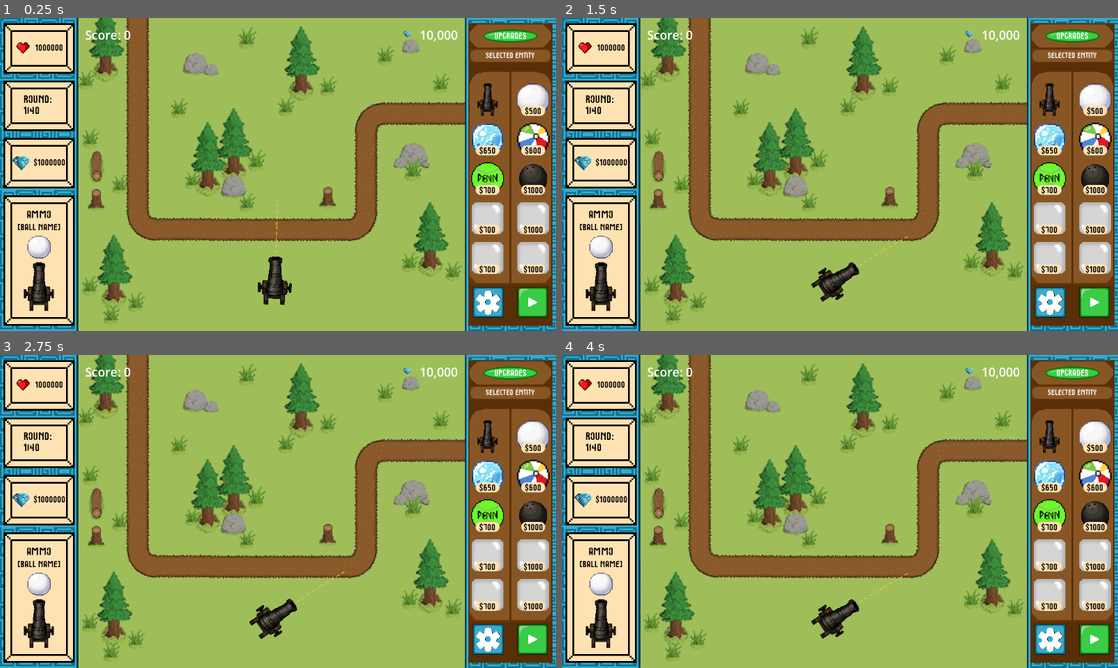
Above: before the commit, frames 1-4 (two rows, left to right).
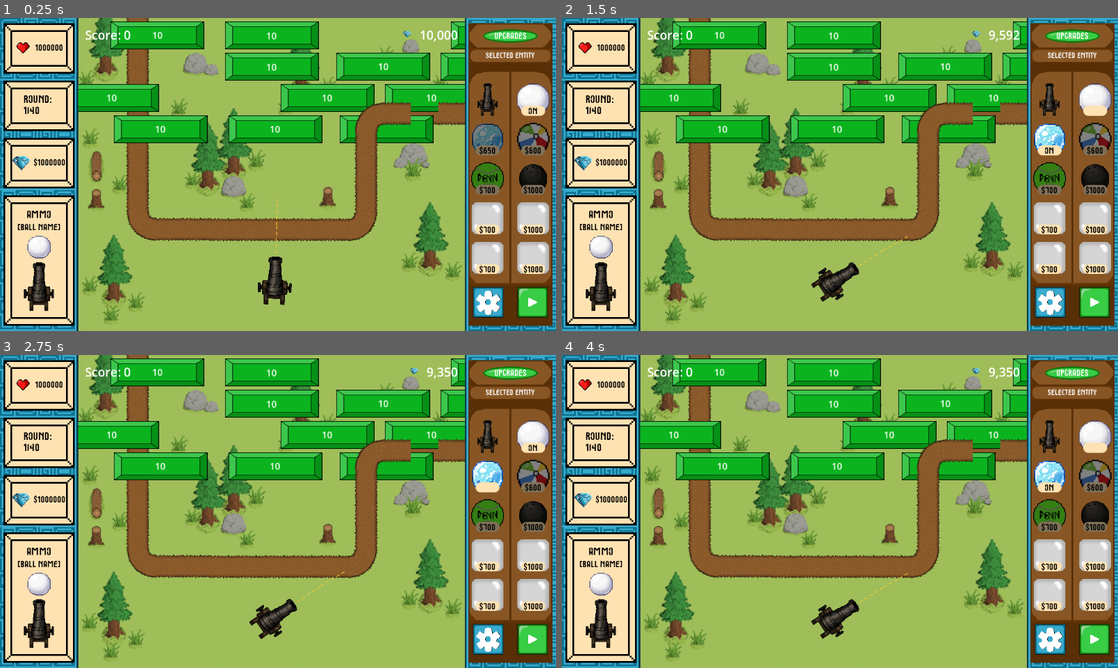
Above: after the commit, the same moments.

Repository: RuiTheSalted/Brick-by-Brick
Game: Godot game, scene res://scenes/levelWithUi.tscn
The game is run twice, just before and just after one commit, with the same random seed, the same clock (stepped at 60 frames per second) and the same inputs. This scene is started directly instead of the project's main scene.
Inputs (mouse positions are in pixels of both pictures, inside the frame that each line leads up to):
- Up to frame 1 (0.25 s): no input
- Up to frame 2 (1.5 s): click "$500" (after the commit: "ON") at 0.5 s; click "$650" at 1.25 s
- Up to frame 3 (2.75 s): click (533, 436) at 2 s
- Up to frame 4 (4 s): click (1051, 477) at 2.75 s; click "$650" (after the commit: "ON") at 3.5 s

The runs differ from the first frame. In frame 1, 16% of the frame differs, in the area x 14-99%, y 1-57%; in frame 2, 16%; in frame 3, 16%; in frame 4, 16%.

Commit message:
Changes to right_hug.gd, cannon_ball.gd, and added new script BallTypeManager.gd - Implemented ball type selection - Connect the selection with right hud UI elements - Seamless swapping for ball type that do not mess with active balls in the scene

Diff:
--- a/UI/inGameHud/right_hud.gd
+++ b/UI/inGameHud/right_hud.gd
@@ -2,5 +2,72 @@
 
 @onready var inGameSettings = $InGameSettings
 
+# Paths to the 5 ball TextureButtons — index matches BallTypeManager type index
+const BALL_BUTTON_PATHS: Array[String] = [
+	"MarginContainer/stack/selectBallArea/listOfEntitys/vEntryHolder/rowOne/basicBall",
+	"MarginContainer/stack/selectBallArea/listOfEntitys/vEntryHolder/rowTwo/iceBall",
+	"MarginContainer/stack/selectBallArea/listOfEntitys/vEntryHolder/rowTwo/beachBall",
+	"MarginContainer/stack/selectBallArea/listOfEntitys/vEntryHolder/rowThree/tennisBall",
+	"MarginContainer/stack/selectBallArea/listOfEntitys/vEntryHolder/rowThree/cannonBall",
+]
+
+# Paths to the price Label inside each ball button
+const PRICE_LABEL_PATHS: Array[String] = [
+	"MarginContainer/stack/selectBallArea/listOfEntitys/vEntryHolder/rowOne/basicBall/basicBallPrice",
+	"MarginContainer/stack/selectBallArea/listOfEntitys/vEntryHolder/rowTwo/iceBall/iceBallPrice",
+	"MarginContainer/stack/selectBallArea/listOfEntitys/vEntryHolder/rowTwo/beachBall/beachBallPrice",
+	"MarginContainer/stack/selectBallArea/listOfEntitys/vEntryHolder/rowThree/tennisBall/tennisBallPrice",
+	"MarginContainer/stack/selectBallArea/listOfEntitys/vEntryHolder/rowThree/cannonBall/cannonBallPrice",
+]
+
+var _ball_buttons: Array = []
+var _price_labels: Array = []
+
+
+func _ready() -> void:
+	# Cache nodes and connect ball button signals
+	for i in range(BALL_BUTTON_PATHS.size()):
+		var btn = get_node_or_null(BALL_BUTTON_PATHS[i])
+		_ball_buttons.append(btn)
+		if btn:
+			btn.pressed.connect(_on_ball_button_pressed.bind(i))
+
+		var lbl = get_node_or_null(PRICE_LABEL_PATHS[i])
+		_price_labels.append(lbl)
+
+	# Connect to BallTypeManager to keep visuals in sync
+	if get_tree().root.has_node("BallTypeManager"):
+		var btm = get_tree().root.get_node("BallTypeManager")
+		btm.ball_type_changed.connect(_update_ball_buttons)
+		_update_ball_buttons(btm.selected_type)
+
+
+func _on_ball_button_pressed(type_index: int) -> void:
+	if get_tree().root.has_node("BallTypeManager"):
+		get_tree().root.get_node("BallTypeManager").try_purchase(type_index)
+
+
+# Refresh all ball button visuals to reflect current lock/equip state.
+func _update_ball_buttons(_changed_index: int) -> void:
+	if not get_tree().root.has_node("BallTypeManager"):
+		return
+	var btm = get_tree().root.get_node("BallTypeManager")
+
+	for i in range(_ball_buttons.size()):
+		var btn = _ball_buttons[i]
+		var lbl = _price_labels[i]
+		if btn == null:
+			continue
+
+		if btm.is_unlocked(i):
+			btn.modulate = Color(1, 1, 1, 1)  # Full brightness — unlocked
+			if lbl:
+				lbl.text = "ON" if i == btm.selected_type else ""
+		else:
+			btn.modulate = Color(0.5, 0.5, 0.5, 1)  # Dimmed — locked
+			if lbl:
+				lbl.text = "$%d" % btm.BALL_TYPES[i]["price"]
+
+
 func _on_settings_button_pressed() -> void:
 	inGameSettings.show()
--- a/project.godot
+++ b/project.godot
@@ -20,6 +20,7 @@
 CurrencyManager="*uid://dpkshr51xy0oa"
 HudCurrency="*uid://d324c0rmw5ei8"
 UpgradeManager="*res://scripts/cannon/UpgradeManager.gd"
+BallTypeManager="*res://scripts/BallTypeManager.gd"
 
 [display]
 
--- a/scenes/level.tscn
+++ b/scenes/level.tscn
@@ -442,7 +442,6 @@
 vertical_alignment = 1
 
 [node name="Bricks12" parent="gameView" unique_id=1639353514 instance=ExtResource("10_ppgk2")]
-visible = false
 position = Vector2(1008.0001, 184.00002)
 
 [node name="HealthLabel" type="Label" parent="gameView/Bricks12" unique_id=1996456826]
@@ -454,7 +453,6 @@
 vertical_alignment = 1
 
 [node name="Bricks13" parent="gameView" unique_id=982114063 instance=ExtResource("10_ppgk2")]
-visible = false
 position = Vector2(272, 184)
 
 [node name="HealthLabel" type="Label" parent="gameView/Bricks13" unique_id=1240819522]
@@ -466,7 +464,6 @@
 vertical_alignment = 1
 
 [node name="Bricks14" parent="gameView" unique_id=189864252 instance=ExtResource("10_ppgk2")]
-visible = false
 position = Vector2(768, 184)
 
 [node name="HealthLabel" type="Label" parent="gameView/Bricks14" unique_id=1766939642]
@@ -478,7 +475,6 @@
 vertical_alignment = 1
 
 [node name="Bricks15" parent="gameView" unique_id=1950583351 instance=ExtResource("10_ppgk2")]
-visible = false
 position = Vector2(384, 256)
 
 [node name="HealthLabel" type="Label" parent="gameView/Bricks15" unique_id=580741939]
@@ -490,7 +486,6 @@
 vertical_alignment = 1
 
 [node name="Bricks16" parent="gameView" unique_id=594934696 instance=ExtResource("10_ppgk2")]
-visible = false
 position = Vector2(648.00006, 256)
 
 [node name="HealthLabel" type="Label" parent="gameView/Bricks16" unique_id=891905481]
@@ -554,11 +549,13 @@
 position = Vector2(648, 603)
 
 [node name="Buttons" parent="." unique_id=608108710 instance=ExtResource("3_w8frs")]
+visible = false
 top_level = true
 position = Vector2(0, 472)
 scale = Vector2(0.975, 0.975)
 
 [node name="BallSpawner" parent="." unique_id=478855960 instance=ExtResource("1_mx8sn")]
+visible = false
 position = Vector2(0, 392)
 
 [node name="Bricks" parent="." unique_id=844423518 instance=ExtResource("10_ppgk2")]
@@ -574,7 +571,6 @@
 vertical_alignment = 1
 
 [node name="Bricks2" parent="." unique_id=1382804486 instance=ExtResource("10_ppgk2")]
-visible = false
 position = Vector2(1160, 40)
 
 [node name="HealthLabel" type="Label" parent="Bricks2" unique_id=405152058]
@@ -598,7 +594,6 @@
 vertical_alignment = 3
 
 [node name="Bricks4" parent="." unique_id=650494608 instance=ExtResource("10_ppgk2")]
-visible = false
 position = Vector2(640.00006, 40.000004)
 
 [node name="HealthLabel" type="Label" parent="Bricks4" unique_id=1493803975]
@@ -610,7 +605,6 @@
 vertical_alignment = 1
 
 [node name="Bricks5" parent="." unique_id=124558139 instance=ExtResource("10_ppgk2")]
-visible = false
 position = Vector2(376, 40.000004)
 
 [node name="HealthLabel" type="Label" parent="Bricks5" unique_id=53000467]
@@ -622,7 +616,6 @@
 vertical_alignment = 1
 
 [node name="Bricks6" parent="." unique_id=2080049642 instance=ExtResource("10_ppgk2")]
-visible = false
 position = Vector2(896, 112)
 
 [node name="HealthLabel" type="Label" parent="Bricks6" unique_id=162010777]
@@ -634,7 +627,6 @@
 vertical_alignment = 1
 
 [node name="Bricks7" parent="." unique_id=996650946 instance=ExtResource("10_ppgk2")]
-visible = false
 position = Vector2(1136, 112)
 
 [node name="HealthLabel" type="Label" parent="Bricks7" unique_id=1131265142]
@@ -646,7 +638,6 @@
 vertical_alignment = 1
 
 [node name="Bricks8" parent="." unique_id=1682539124 instance=ExtResource("10_ppgk2")]
-visible = false
 position = Vector2(640, 112.00001)
 
 [node name="HealthLabel" type="Label" parent="Bricks8" unique_id=1776604773]
--- /dev/null
+++ b/scripts/BallTypeManager.gd
@@ -0,0 +1,87 @@
+# BallTypeManager.gd
+# Autoload singleton for ball type selection in levelWithUi.
+# Players purchase a ball type once per session to unlock it, then can freely equip it.
+
+extends Node
+
+# Ball type data — index matches the UI button order in rightHud
+const BALL_TYPES: Array[Dictionary] = [
+	{"name": "Basic Ball",  "texture_path": "res://assets/spritesArt/ball/ball.png",              "price": 0},
+	{"name": "Ice Ball",    "texture_path": "res://assets/spritesArt/ball/iceball.png",           "price": 650},
+	{"name": "Beach Ball",  "texture_path": "res://assets/spritesArt/ball/BeachBall.png",         "price": 600},
+	{"name": "Tennis Ball", "texture_path": "res://assets/spritesArt/ball/tennisBall.png",        "price": 700},
+	{"name": "Cannon Ball", "texture_path": "res://assets/spritesArt/ball/Cannon_Ball_Big.png",   "price": 1000},
+]
+
+# Basic Ball (index 0) starts unlocked; others require purchase
+var unlocked: Array[bool] = [true, false, false, false, false]
+var selected_type: int = 0
+
+signal ball_type_changed(type_index: int)
+
+var _textures: Array[Texture2D] = []
+
+
+func _ready() -> void:
+	_textures.resize(BALL_TYPES.size())
+	for i in range(BALL_TYPES.size()):
+		var path: String = BALL_TYPES[i]["texture_path"]
+		if ResourceLoader.exists(path):
+			_textures[i] = load(path)
+		else:
+			push_warning("BallTypeManager: Texture not found: %s" % path)
+
+
+func get_selected_texture() -> Texture2D:
+	if selected_type < _textures.size():
+		return _textures[selected_type]
+	return null
+
+
+func is_unlocked(type_index: int) -> bool:
+	return type_index >= 0 and type_index < unlocked.size() and unlocked[type_index]
+
+
+# Purchase and equip a ball type. If already owned, just equips it. Returns true on success.
+func try_purchase(type_index: int) -> bool:
+	if type_index < 0 or type_index >= BALL_TYPES.size():
+		push_error("BallTypeManager: Invalid type index %d" % type_index)
+		return false
+
+	if is_unlocked(type_index):
+		select_type(type_index)
+		return true
+
+	var price: int = BALL_TYPES[type_index]["price"]
+
+	if price == 0:
+		unlocked[type_index] = true
+		select_type(type_index)
+		return true
+
+	if not get_tree().root.has_node("CurrencyManager"):
+		push_error("BallTypeManager: CurrencyManager not found")
+		return false
+
+	var cm = get_tree().root.get_node("CurrencyManager")
+	if cm.currency < price:
+		print("BallTypeManager: Not enough currency for '%s'. Need %d, have %d" % [
+			BALL_TYPES[type_index]["name"], price, cm.currency
+		])
+		return false
+
+	cm.currency -= price
+	cm.emit_signal("currency_changed", cm.currency)
+	unlocked[type_index] = true
+	select_type(type_index)
+	return true
+
+
+# Equip an already-unlocked ball type.
+func select_type(type_index: int) -> void:
+	if not is_unlocked(type_index):
+		push_warning("BallTypeManager: Cannot equip locked type %d" % type_index)
+		return
+	selected_type = type_index
+	emit_signal("ball_type_changed", type_index)
+	print("BallTypeManager: Equipped '%s'" % BALL_TYPES[type_index]["name"])
--- a/scripts/cannon/cannon_ball.gd
+++ b/scripts/cannon/cannon_ball.gd
@@ -44,6 +44,23 @@
 		_base_display_size = (sprite.texture.get_size() * sprite.scale) * 0.50
 	if get_tree().root.has_node("UpgradeManager"):
 		get_tree().root.get_node("UpgradeManager").apply_to_ball(self)
+	# In levelWithUi: BallTypeManager drives texture instead of the upgrade-tier system
+	if get_tree().root.has_node("BallTypeManager"):
+		_apply_ball_type_texture()
+
+
+# Applies the texture selected in BallTypeManager (used in levelWithUi instead of upgrade tiers)
+func _apply_ball_type_texture() -> void:
+	var btm = get_tree().root.get_node("BallTypeManager")
+	var texture: Texture2D = btm.get_selected_texture()
+	if texture == null:
+		return
+	var sprite = get_node_or_null("cannonBall")
+	if sprite == null:
+		return
+	sprite.texture = texture
+	if _base_display_size != Vector2.ZERO:
+		sprite.scale = _base_display_size / texture.get_size()
 
 
 # Called by cannon to start movement
Not shown: 1 places in scenes/level.tscn that only renumber resources
Not shown, added: scripts/BallTypeManager.gd.uid
